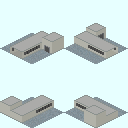
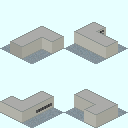
Layered file, before and after one edit (w=128, h=128). Changes by layer:
painted on "Subway_Station_Gateway_Single_S-EV.png" over [left=10, top=22, right=118, bottom=116]
renamed "Subway_Station_Gateway_Single_S-Plate-V2_x4.xcf" to "クリップボード", painted on it over [left=10, top=33, right=118, bottom=116]
